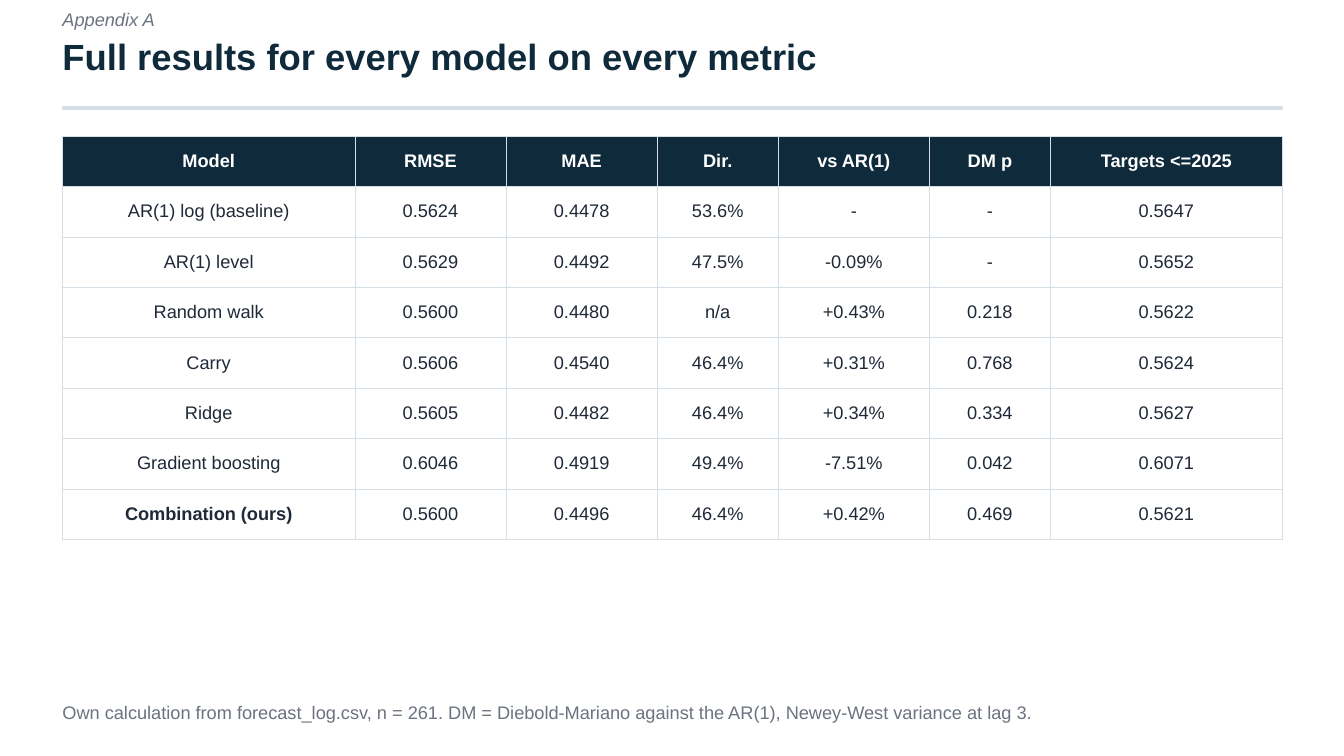
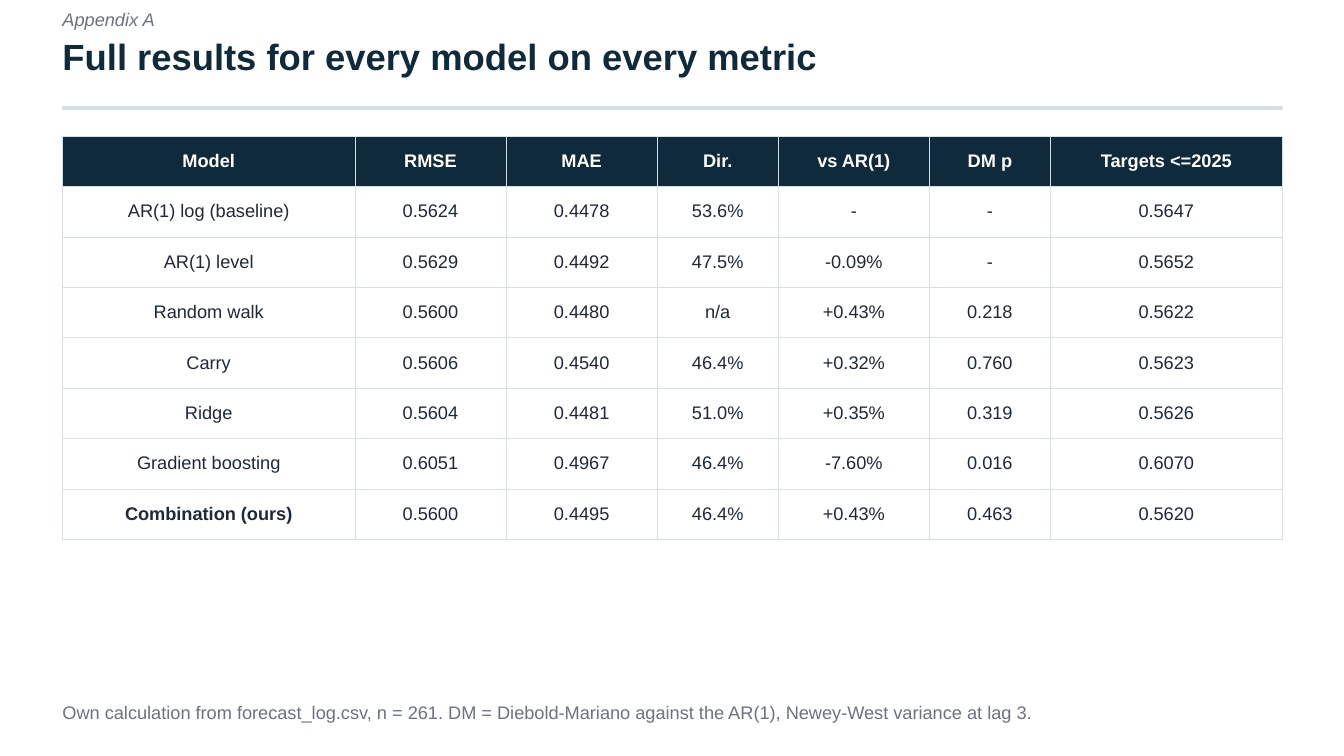
Before and after one commit to Aakashanil67/usdzar-forecasting, a slide deck: slide 8 of reports/presentation.pptx. Drawn at 1344x756 pixels with LibreOffice and Linux fonts; fonts in the diff are those of the drawing. Boxes give left, top, right and bottom in pixels: in the first picture for what was removed or moved away, otherwise in the second. Text is boxed around its words. In the diff, an @@ line names an element or a change of style, - is before the commit and + after.

```diff
--- a/reports/presentation.pptx
+++ b/reports/presentation.pptx
@@ table at [63, 136, 1282, 528] @@
-row 5: Carry | 0.5606 | 0.4540 | 46.4% | +0.31% | 0.768 | 0.5624
+row 5: Carry | 0.5606 | 0.4540 | 46.4% | +0.32% | 0.760 | 0.5623
-row 6: Ridge | 0.5605 | 0.4482 | 46.4% | +0.34% | 0.334 | 0.5627
+row 6: Ridge | 0.5604 | 0.4481 | 51.0% | +0.35% | 0.319 | 0.5626
-row 7: Gradient boosting | 0.6046 | 0.4919 | 49.4% | -7.51% | 0.042 | 0.6071
+row 7: Gradient boosting | 0.6051 | 0.4967 | 46.4% | -7.60% | 0.016 | 0.6070
-row 8: Combination (ours) | 0.5600 | 0.4496 | 46.4% | +0.42% | 0.469 | 0.5621
+row 8: Combination (ours) | 0.5600 | 0.4495 | 46.4% | +0.43% | 0.463 | 0.5620
```
Also in this commit, not shown: 4 other slides changed, 38 other files.
